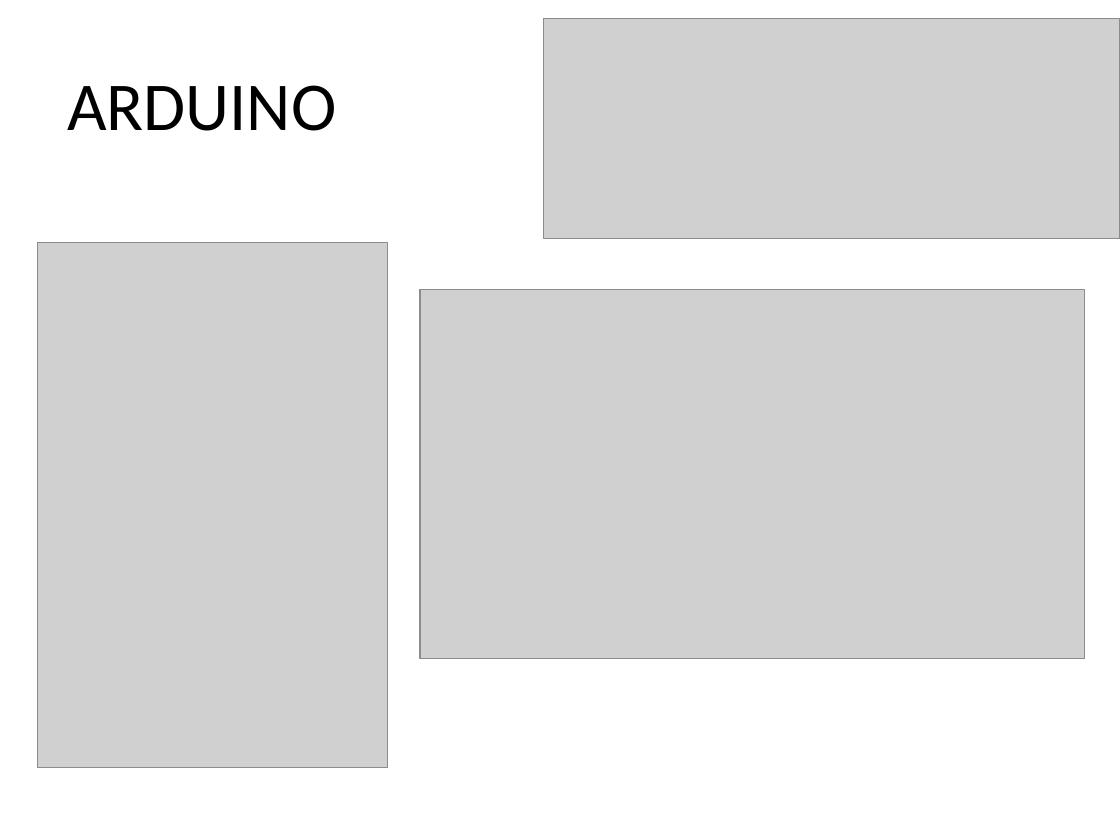
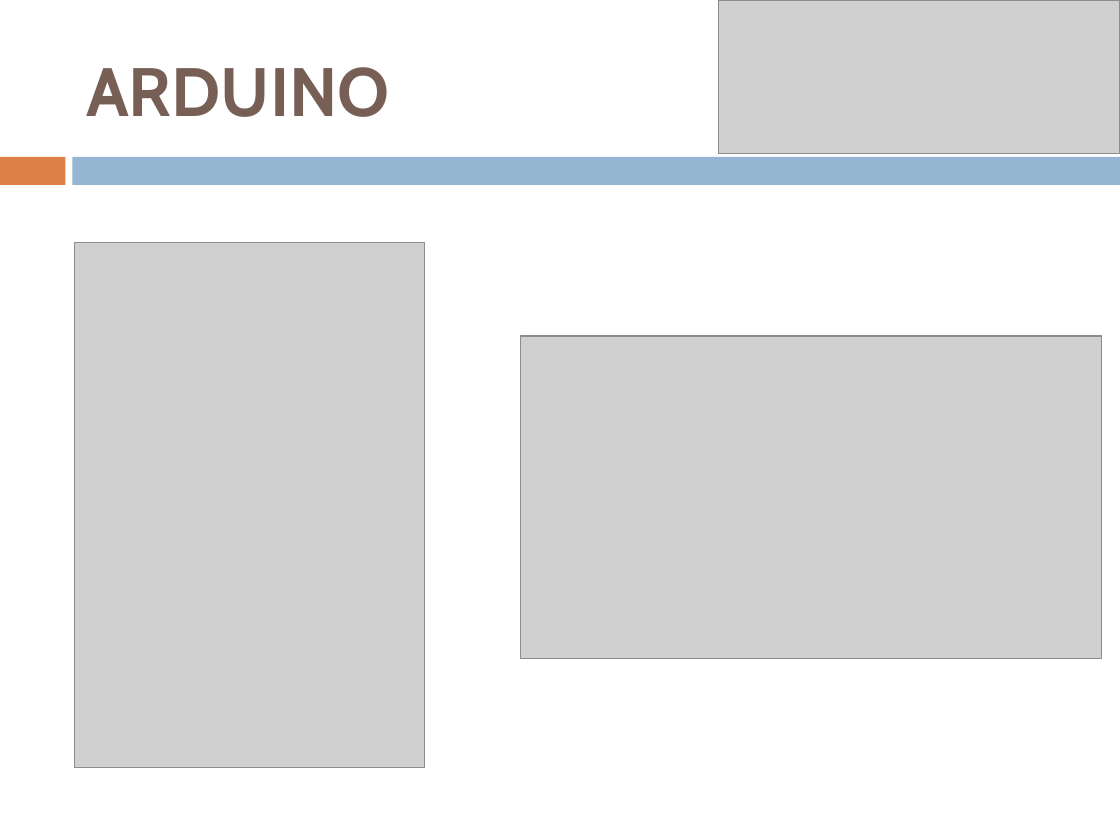
Before and after one commit to SergioAlmendros/A-bottom-up-sensor-testbed, a slide deck: slide 4 of Presentation/presentation.pptx. Drawn at 1120x840 pixels with LibreOffice and Linux fonts; fonts in the diff are those of the drawing; grey boxes stand for pictures. Boxes give left, top, right and bottom in pixels: in the first picture for what was removed or moved away, otherwise in the second. Text is boxed around its words. In the diff, an @@ line names an element or a change of style, - is before the commit and + after.

```diff
--- a/Presentation/presentation.pptx
+++ b/Presentation/presentation.pptx
@@ title "ARDUINO": place and size @@
-title "ARDUINO" at [67, 85, 336, 131]
+title "ARDUINO" at [86, 67, 390, 117]
@@ title "ARDUINO" at [86, 67, 390, 117]: font Calibri to Cabin, text colour #000000 to #775F55, bold on @@
@@ picture: place and size @@
-picture at [543, 19, 1119, 240]
+picture at [719, 0, 1120, 153]
@@ rectangle added at [0, 157, 65, 185], fill #DD8047 @@
@@ rectangle added at [73, 157, 1120, 185], fill #94B6D2 @@
@@ picture: place and size @@
-picture at [38, 242, 387, 768]
+picture at [76, 242, 425, 768]
@@ picture: place and size @@
-picture at [420, 289, 1085, 659]
+picture at [521, 336, 1102, 659]
```
Also in this commit, not shown: 6 other slides changed, 6 slides added, 5 slides removed, 1 other file.
